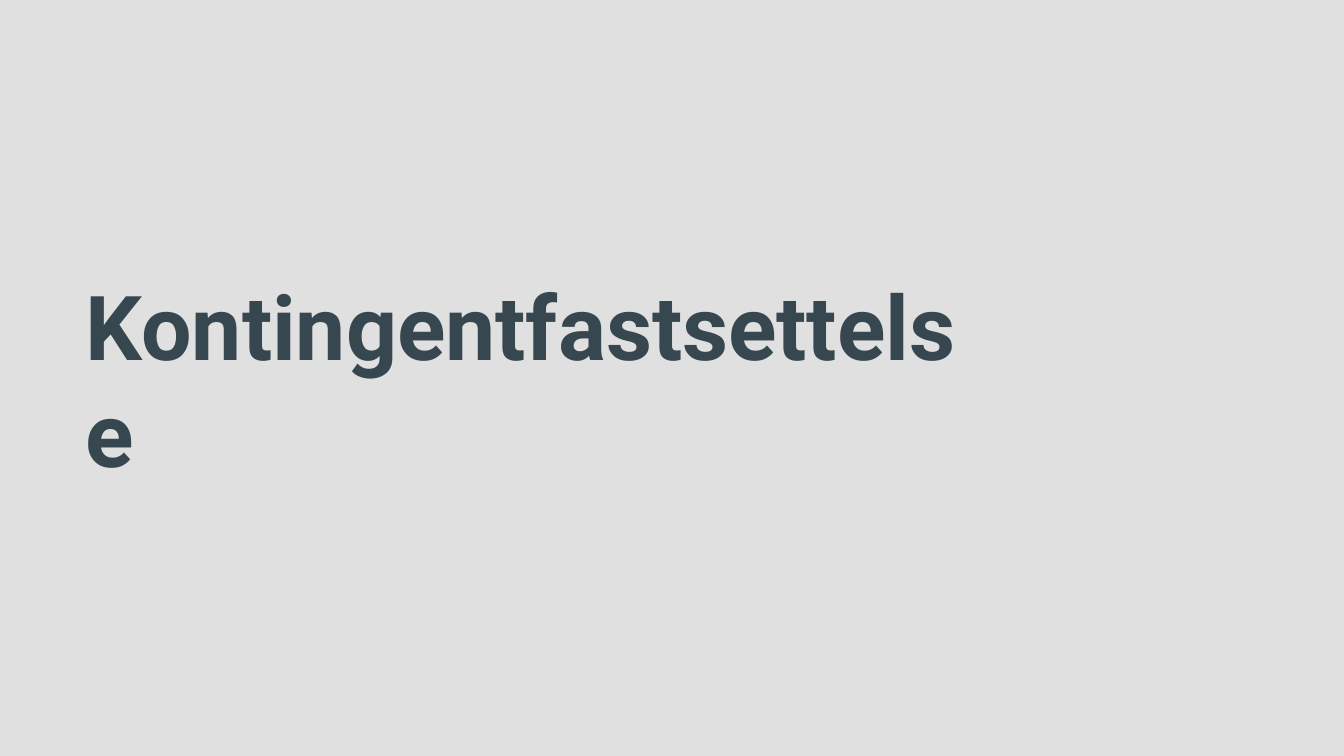
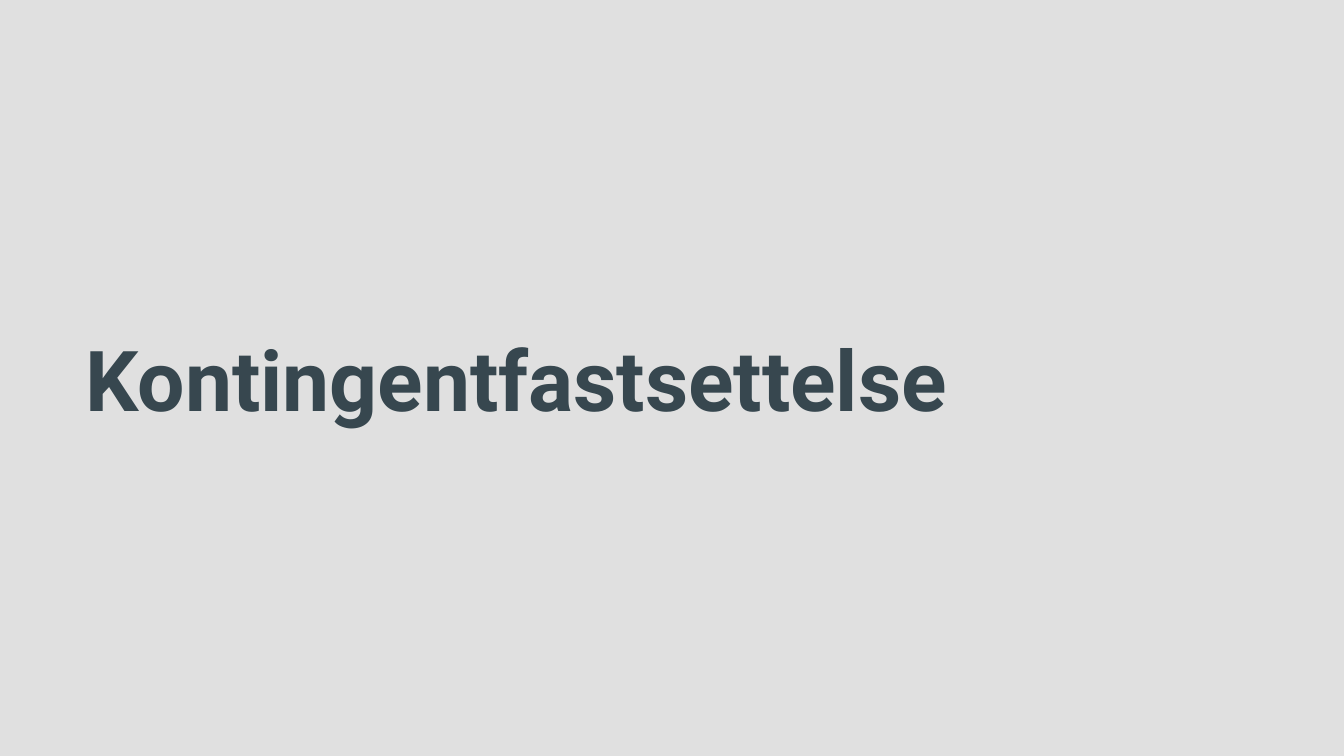
Before and after one commit to cybernetisk/docs, a slide deck: slide 13 of generalforsamling/21H/Generalforsamling H2021.pptx (slide 14 before the commit). Drawn at 1344x756 pixels with LibreOffice and Linux fonts; fonts in the diff are those of the drawing; background and template pictures are left out. Boxes give left, top, right and bottom in pixels: in the first picture for what was removed or moved away, otherwise in the second. Text is boxed around its words. In the diff, an @@ line names an element or a change of style, - is before the commit and + after.

```diff
--- a/generalforsamling/21H/Generalforsamling H2021.pptx
+++ b/generalforsamling/21H/Generalforsamling H2021.pptx
@@ title "Kontingentfastsettelse" at [86, 347, 947, 429]: size 48 to 45 pt @@
```
Also in this commit, not shown: 2 other slides changed, 24 slides added, 5 slides removed, 3 other files.
